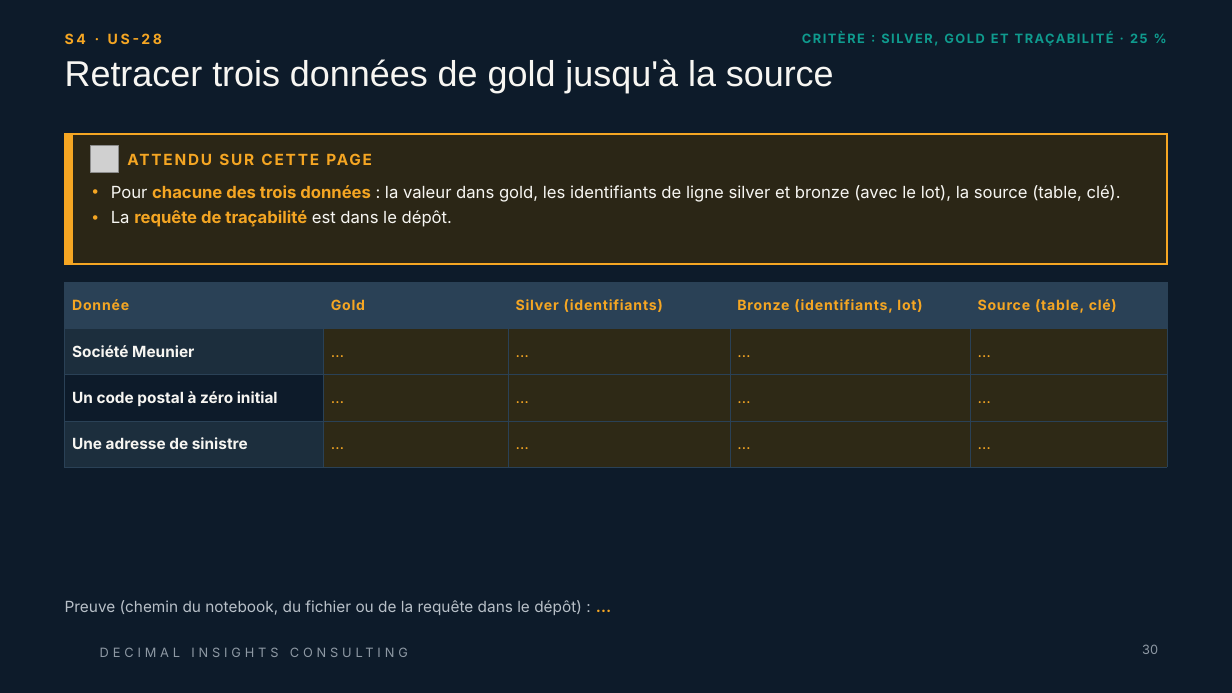
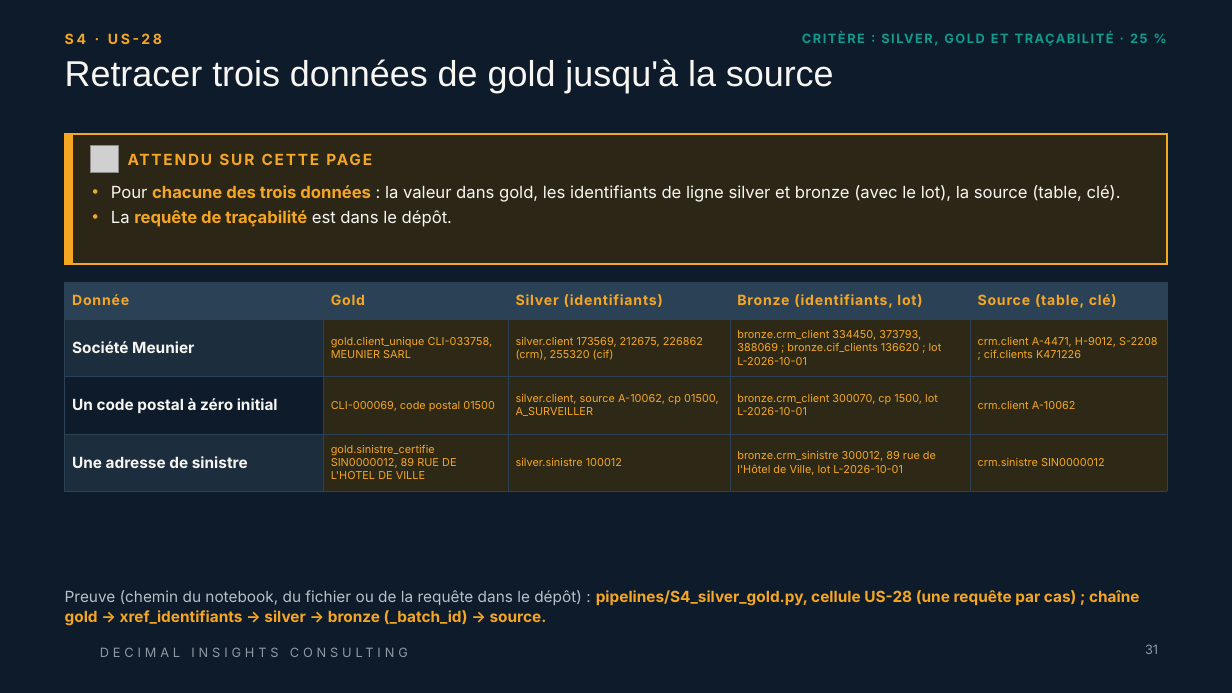
Before and after one commit to linam02/td-qualite-g04, a slide deck: slide 31 of livrables/Livrable_Groupe_TD_AssurConnect.pptx (slide 30 before the commit). Drawn at 1232x693 pixels with LibreOffice and Linux fonts; fonts in the diff are those of the drawing; grey boxes stand for pictures; background and template pictures are left out. Boxes give left, top, right and bottom in pixels: in the first picture for what was removed or moved away, otherwise in the second. Text is boxed around its words. In the diff, an @@ line names an element or a change of style, - is before the commit and + after.

```diff
--- a/livrables/Livrable_Groupe_TD_AssurConnect.pptx
+++ b/livrables/Livrable_Groupe_TD_AssurConnect.pptx
@@ table at [65, 283, 1167, 492] @@
-row 2: Société Meunier | … | … | … | …
+row 2: Société Meunier | gold.client_unique CLI-033758, MEUNIER SARL | silver.client 173569, 212675, 226862 (crm), 255320 (cif) | bronze.crm_client 334450, 373793, 388069 ; bronze.cif_clients 136620 ; lot L-2026-10-01 | crm.client A-4471, H-9012, S-2208 ; cif.clients K471226
-row 3: Un code postal à zéro initial | … | … | … | …
+row 3: Un code postal à zéro initial | CLI-000069, code postal 01500 | silver.client, source A-10062, cp 01500, A_SURVEILLER | bronze.crm_client 300070, cp 1500, lot L-2026-10-01 | crm.client A-10062
-row 4: Une adresse de sinistre | … | … | … | …
+row 4: Une adresse de sinistre | gold.sinistre_certifie SIN0000012, 89 RUE DE L'HOTEL DE VILLE | silver.sinistre 100012 | bronze.crm_sinistre 300012, 89 rue de l'Hôtel de Ville, lot L-2026-10-01 | crm.sinistre SIN0000012
@@ borders changed @@
@@ text at [65, 590, 1139, 626]: text changed; text colour #B8C0C8 to #F5A623; bold on @@
-Preuve (chemin du notebook, du fichier ou de la requête dans le dépôt) : …
+Preuve (chemin du notebook, du fichier ou de la requête dans le dépôt) : pipelines/S4_silver_gold.py, cellule US-28 (une requête par cas) ; chaîne gold → xref_identifiants → silver → bronze (_batch_id) → source.
@@ page number at [1145, 644, 1158, 654]: text changed @@
-30
+31
```
Also in this commit, not shown: 45 other slides changed, 2 slides added, 8 other files.
